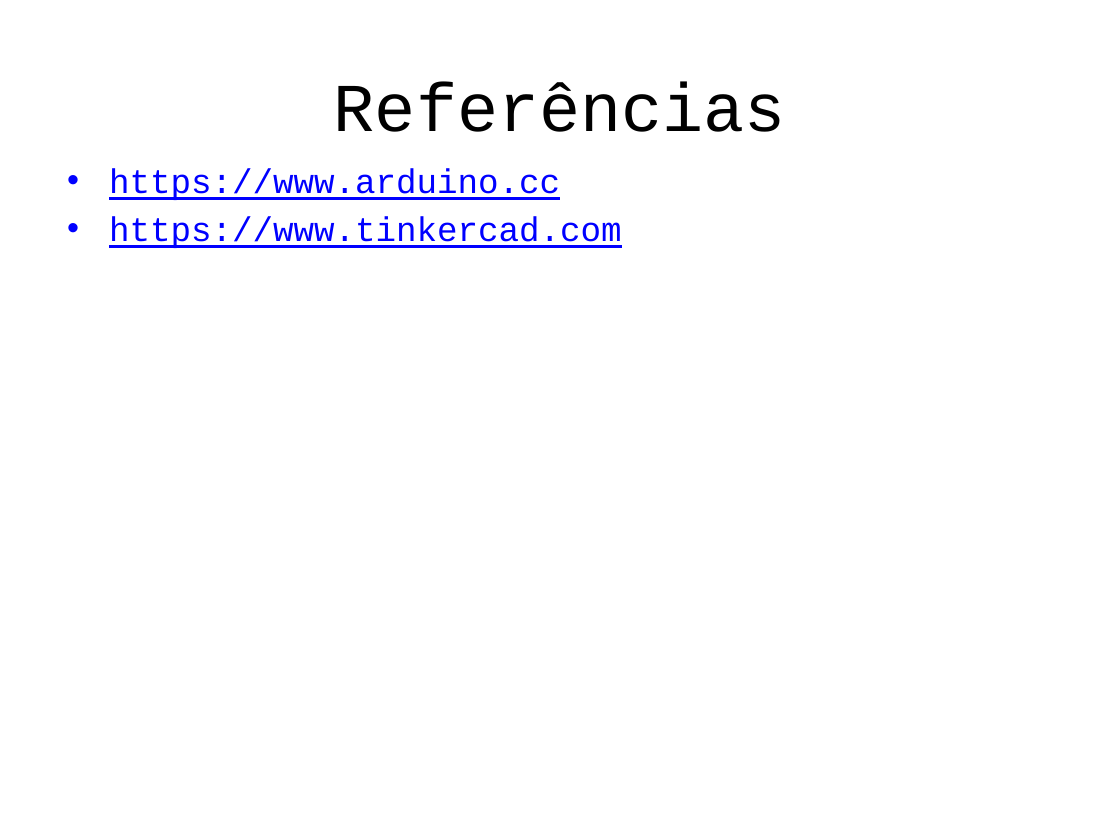
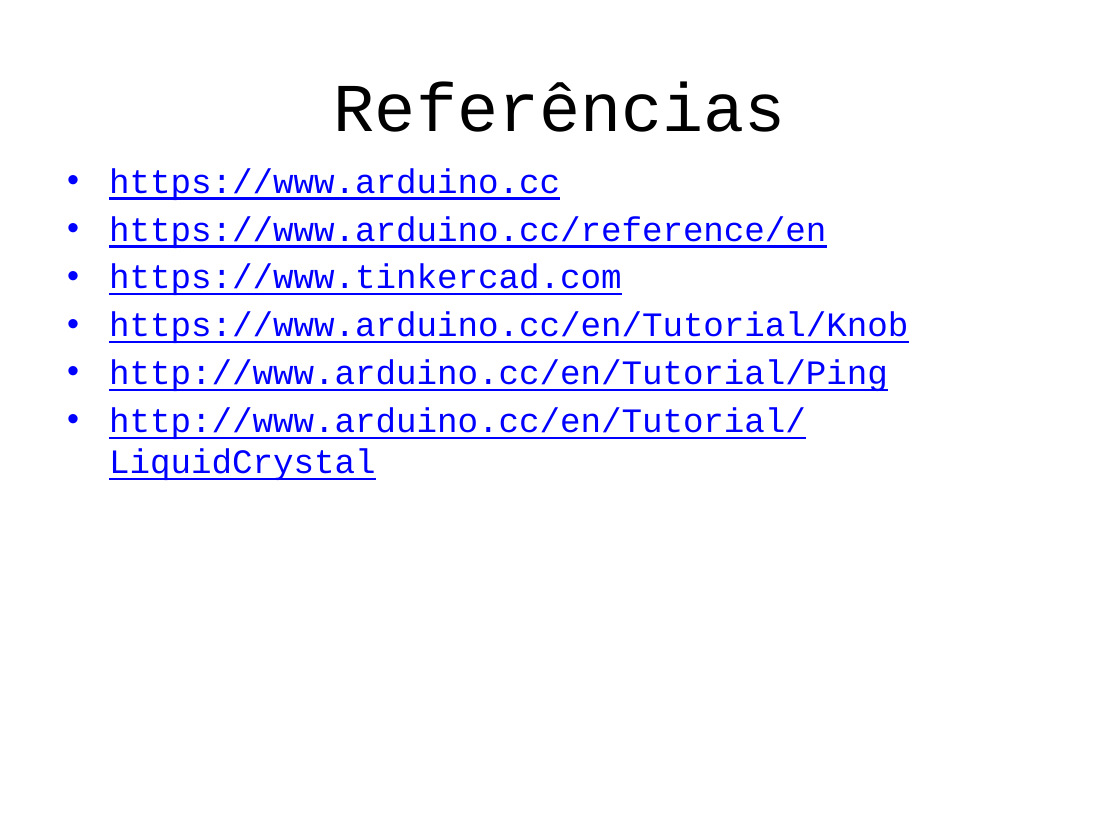
Before and after one commit to fkuhne/aday18, a slide deck: slide 24 of progBasica/meusSlides.pptx (slide 10 before the commit). Drawn at 1120x840 pixels with LibreOffice and Linux fonts; fonts in the diff are those of the drawing. Boxes give left, top, right and bottom in pixels: in the first picture for what was removed or moved away, otherwise in the second. Text is boxed around its words. In the diff, an @@ line names an element or a change of style, - is before the commit and + after.

```diff
--- a/progBasica/meusSlides.pptx
+++ b/progBasica/meusSlides.pptx
@@ text at (109,216,826,248): paragraph added @@
+• https://www.arduino.cc/reference/en
@@ text at (109,311,908,480): paragraphs added @@
+• https://www.arduino.cc/en/Tutorial/Knob
+• http://www.arduino.cc/en/Tutorial/Ping
+• http://www.arduino.cc/en/Tutorial/LiquidCrystal
```
Also in this commit, not shown: 3 other slides changed, 14 slides added, 8 other files.
